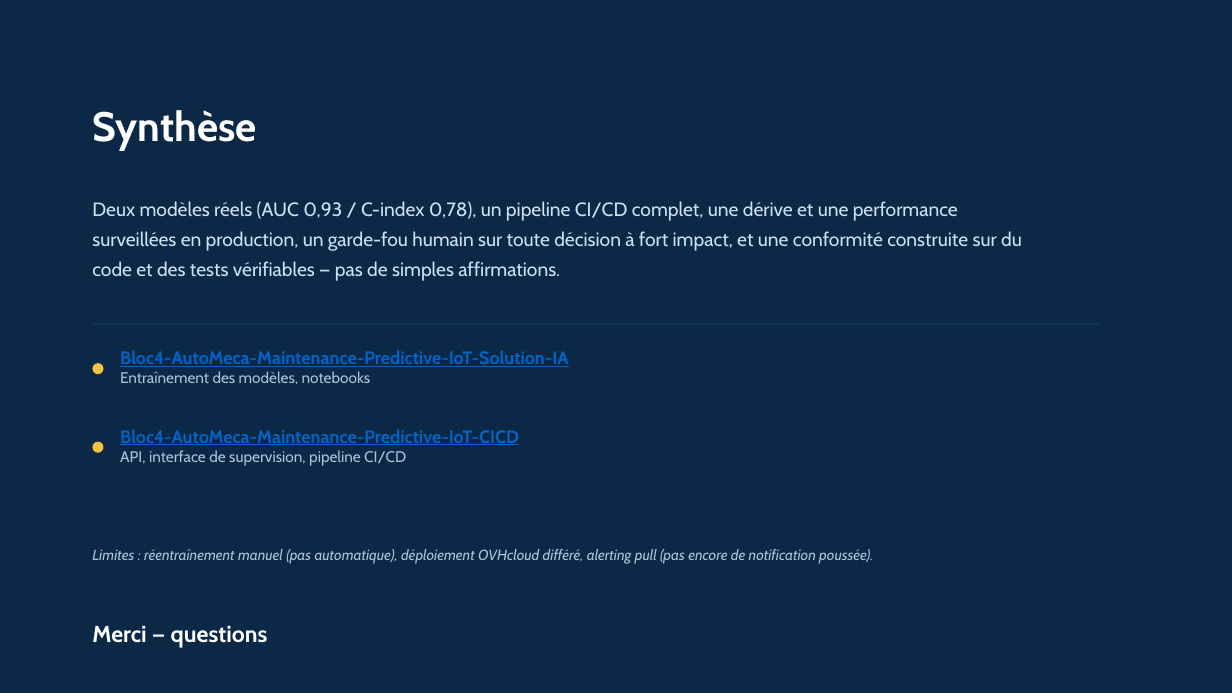
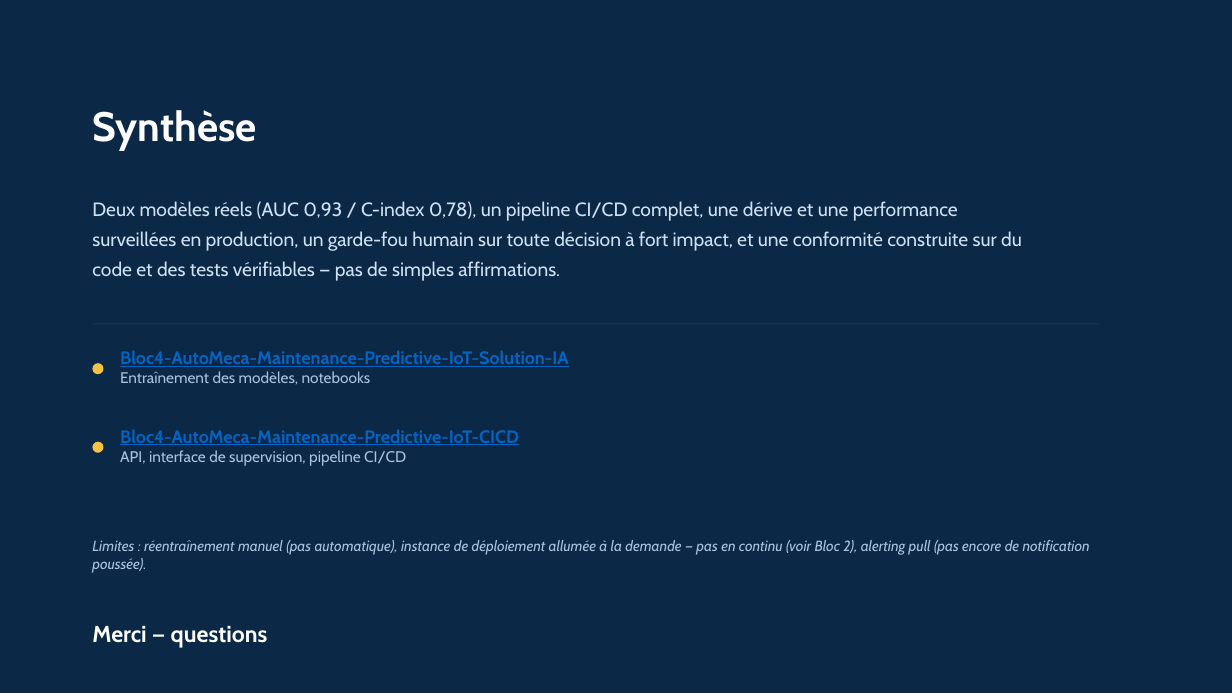
Before and after one commit to Elijoelemile/Bloc4-AutoMeca-Maintenance-Predictive-IoT-CICD, a slide deck: slide 9 of Slides - Bloc 4.pptx. Drawn at 1232x693 pixels with LibreOffice and Linux fonts; fonts in the diff are those of the drawing. Boxes give left, top, right and bottom in pixels: in the first picture for what was removed or moved away, otherwise in the second. Text is boxed around its words. In the diff, an @@ line names an element or a change of style, - is before the commit and + after.

```diff
--- a/Slides - Bloc 4.pptx
+++ b/Slides - Bloc 4.pptx
@@ text at <box>92,540,1090,573</box>: text changed @@
-Limites : réentraînement manuel (pas automatique), déploiement OVHcloud différé, alerting pull (pas encore de notification poussée).
+Limites : réentraînement manuel (pas automatique), instance de déploiement allumée à la demande — pas en continu (voir Bloc 2), alerting pull (pas encore de notification poussée).
```
Also in this commit, not shown: 3 other files.
